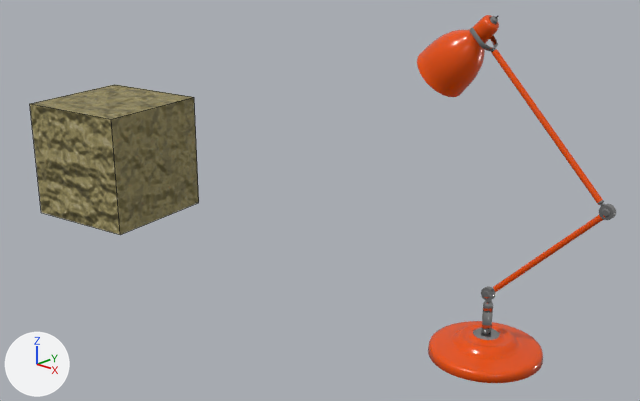
Before and after pictures for a commit that changed the Blender file blender/AnimatedLamp/src/scene/SceneFinal.blend.
The view is the same before and after, from a 50 mm camera at (16.1, -25.66, 16.32) aimed at (-9.32, 0.76, 3.67). Arrows for +X, +Y and +Z are at lower left; the lights stay in place. Mesh edges are drawn as thin lines on the coarser meshes.

Names of what the first picture shows: 'LampShade', 'Prop'.
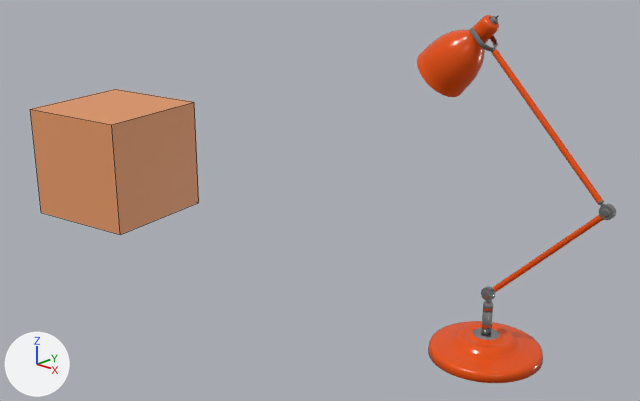
Location of each change, [x1, y1, x2, y2] in pixels of the pictures (640 x 401 px):
'Prop', surface changed, mesh rescaled (brown to orange): before [30, 85, 199, 235]; after [30, 89, 199, 235]

Edits to the bpy script that builds the scene:
```text
Change mat_material:
    add n1 = _N.new('ShaderNodeOutputMaterial'); n1.name = 'Material Output'
    where n0 = _N.new('ShaderNodeBsdfPrincipled'); n0.name = 'Principled BSDF'
    remove n1 = _N.new('ShaderNodeOutputMaterial'); n1.name = 'Material Output'
    remove n2 = _N.new('ShaderNodeTexCoord'); n2.name = 'Texture Coordinate'
    remove n3 = _N.new('ShaderNodeTexNoise'); n3.name = 'Noise Texture'
    remove n4 = _N.new('ShaderNodeBump'); n4.name = 'Bump'
    remove n4.inputs[1].default_value = 2.0  # 'Distance'
    remove n4.inputs[2].default_value = 1.0  # 'Filter Width'
    n0.inputs[0].default_value: (0.313, 0.264, 0.104, 1.0) -> (0.8, 0.325, 0.135, 1.0)  # 'Base Color', yellow #988c5b -> 'Base Color', orange #e79a67
    remove _L.new(n4.outputs[0], n0.inputs[5])  # 'Normal' to 'Normal'
    remove _L.new(n2.outputs[0], n3.inputs[0])  # 'Generated' to 'Vector'
    remove _L.new(n3.outputs[0], n4.inputs[3])  # 'Factor' to 'Height'
Change me_cube:
    where me_cube.from_pydata(...)  # 8 vertices, 6 faces; spans x -1.0..1.0, y -1.0..1.0, z -1.0..1.0
    used by ob_prop; location = (-23.75, 0.0, 3.0); rotation_euler = (0.0, 0.0, 0.175), in degrees (0, 0, 10); scale = (3.0, 3.0, 3.0)
    me_cube part 1: the whole mesh is scaled about its middle by (1, 1, 0.956), then moved by (0.0, 0.0, -0.04)
```
